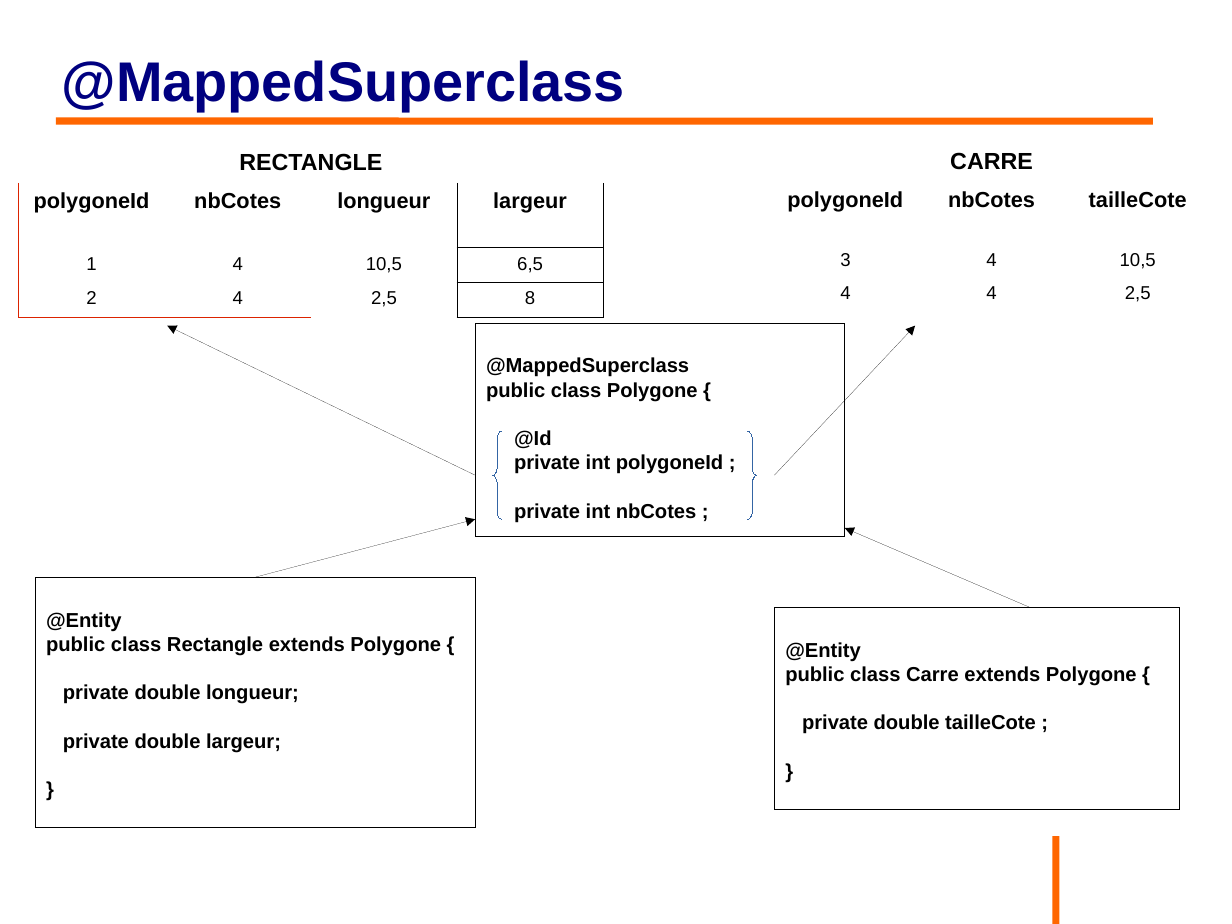
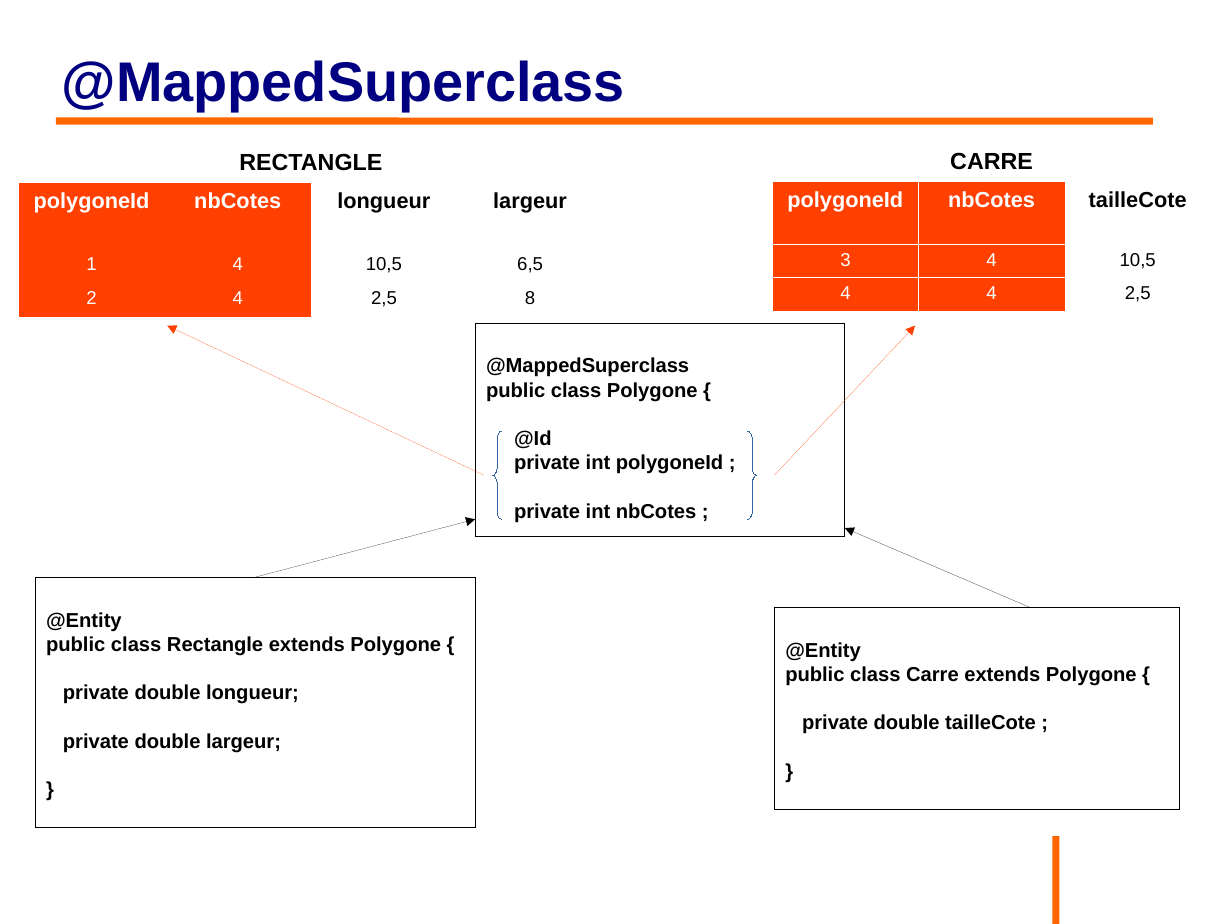
Before and after one commit to philphils/formation-hibernate-basique, a slide deck: slide 57 of Documentation/diapo_formation_hibernate.odp. Drawn at 1232x924 pixels with LibreOffice and Linux fonts; fonts in the diff are those of the drawing; background and template pictures are left out. Boxes give left, top, right and bottom in pixels: in the first picture for what was removed or moved away, otherwise in the second. Text is boxed around its words. In the diff, an @@ line names an element or a change of style, - is before the commit and + after.

```diff
--- a/Documentation/diapo_formation_hibernate.odp
+++ b/Documentation/diapo_formation_hibernate.odp
@@ table at [19, 144, 605, 311] @@
@@ fill none to #FF4000 in 6 cells @@
@@ text colour #000000 to #FFFFFF in "polygoneId", "nbCotes", "1", "4" and 2 more places @@
@@ borders changed @@
@@ table at [773, 143, 1212, 309] @@
@@ fill none to #FF4000 in 6 cells @@
@@ text colour #000000 to #FFFFFF in "polygoneId", "nbCotes", "3", "4" and 2 more places @@
@@ arrow moved from (475, 475) - (168, 325) to (484, 475) - (168, 325) @@
@@ arrow (484, 475) - (168, 325): stroke #000000 0 pt to #FF4000 0 pt @@
@@ arrow (775, 475) - (916, 325): stroke #000000 0 pt to #FF4000 0 pt @@
```
Also in this commit, not shown: 10 other slides changed, 1 slide added.
